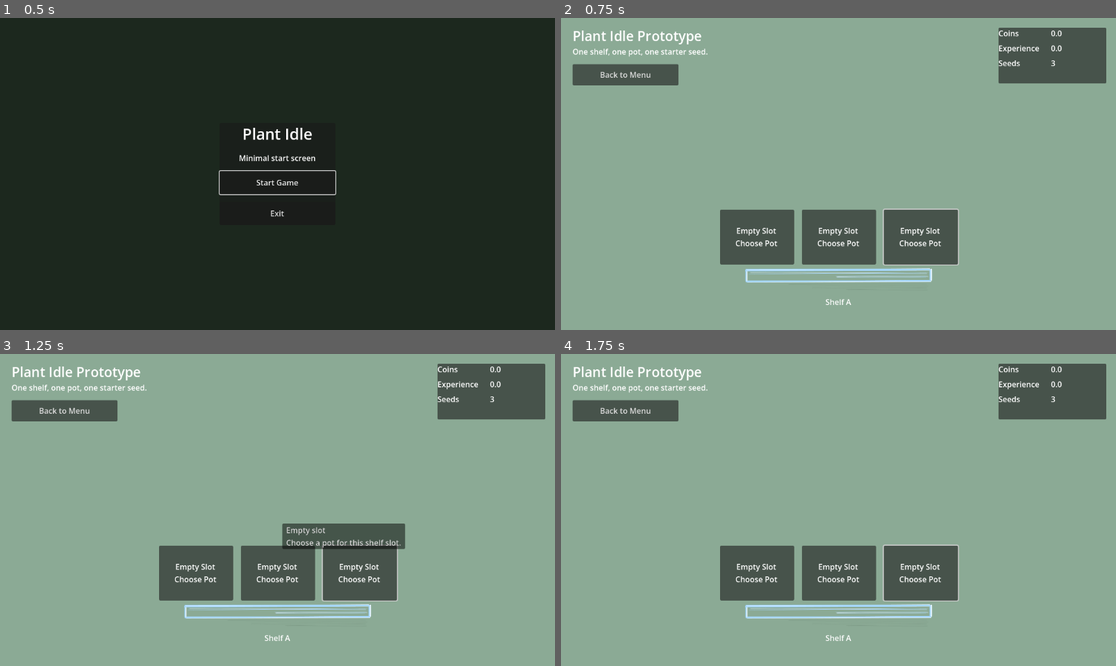
Above: before the commit, frames 1-4 (two rows, left to right).
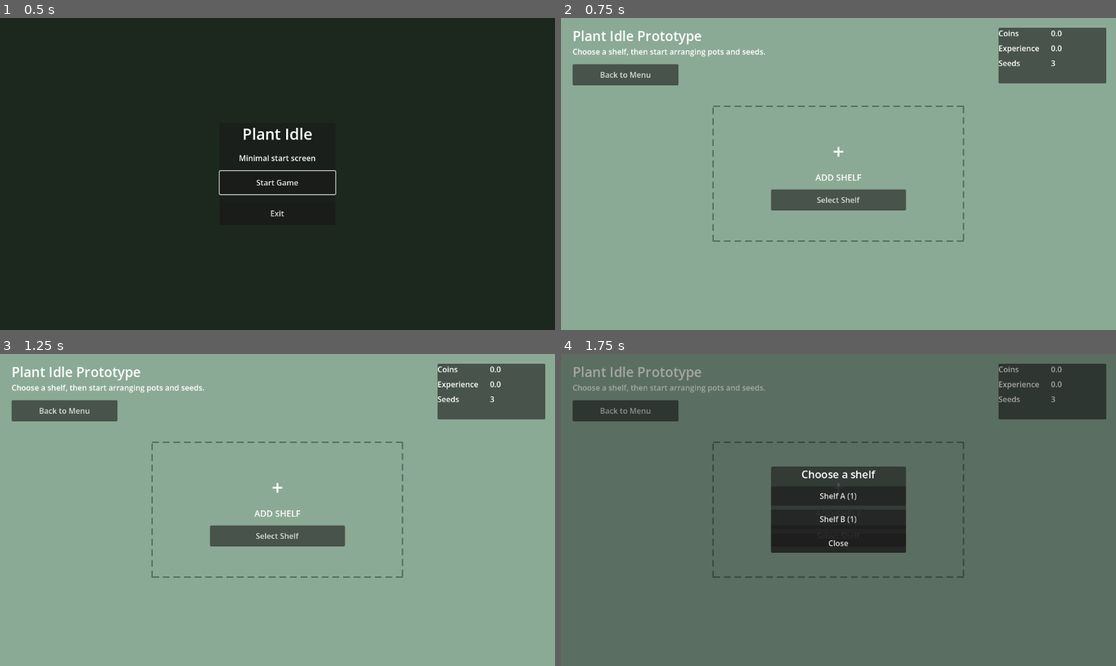
Above: after the commit, the same moments.

Repository: TorusHelm/imiidle
Game: Godot game, scene res://sceens/Main.tscn
Same seed, same stepped clock (60 frames per second), same inputs: the game is played once before the commit and once after it.
Inputs (mouse positions are in pixels of both pictures, inside the frame that each line leads up to):
- Up to frame 1 (0.5 s): no input
- Up to frame 2 (0.75 s): click "Start Game" at 0.5 s
- Up to frame 3 (1.25 s): no input
- Up to frame 4 (1.75 s): click (838, 534) at 1.25 s, where only the run after the commit has a clickable "Select Shelf"

Frame 1 is identical in both runs. In frame 2, 10% of the frame differs, in the area x 2-73%, y 9-92%; in frame 3, 11%; in frame 4, 99%, in the area x 0-100%, y 0-100%.

Commit message:
Add shelf selection flow and update preview tests

Diff:
--- a/Game/data/default_catalog.tres
+++ b/Game/data/default_catalog.tres
@@ -18,7 +18,6 @@
 plant_definitions = Array[ExtResource("1_qyvm0")]([ExtResource("2_plant"), ExtResource("3_plant"), ExtResource("4_plant")])
 pot_definitions = Array[ExtResource("5_jir86")]([ExtResource("5_pot"), ExtResource("6_pot"), ExtResource("7_pot")])
 shelf_definitions = Array[ExtResource("10_ylmi7")]([ExtResource("8_shelf"), ExtResource("9_shelf")])
-active_shelf_id = "shelf_a"
 background_color_hex = "#8baa95"
 starting_seed_inventory = {
 "cactus": 1,
@@ -30,3 +29,7 @@
 "orange_pot": 1,
 "purple_pot": 1
 }
+starting_shelf_inventory = {
+"shelf_a": 1,
+"shelf_b": 1
+}
--- a/Shelfs/ShelfA/data/shelf_a.tres
+++ b/Shelfs/ShelfA/data/shelf_a.tres
@@ -7,4 +7,6 @@
 id = "shelf_a"
 display_name = "Shelf A"
 texture_path = "res://Shelfs/ShelfA/assets/shelf-default.png"
+texture_position = Vector2(0, 196)
+texture_size = Vector2(524, 72)
 slot_positions = Array[Vector2]([Vector2(180, 202), Vector2(350, 202), Vector2(520, 202)])
--- a/Shelfs/ShelfB/data/shelf_b.tres
+++ b/Shelfs/ShelfB/data/shelf_b.tres
@@ -9,7 +9,7 @@
 texture_path = "res://Shelfs/ShelfB/assets/shelf-two-floor.png"
 view_size = Vector2(771, 562)
 texture_position = Vector2(0, 0)
-texture_size = Vector2(771, 562)
+texture_size = Vector2(572, 562)
 title_position = Vector2(0, 528)
 title_size = Vector2(771, 24)
 slot_positions = Array[Vector2]([Vector2(160, 217), Vector2(386, 217), Vector2(610, 217), Vector2(160, 498), Vector2(386, 498), Vector2(610, 498)])
--- a/Shelfs/ShelfB/sceens/ShelfTwoFloor.tscn
+++ b/Shelfs/ShelfB/sceens/ShelfTwoFloor.tscn
@@ -1,17 +1,17 @@
-[gd_scene load_steps=4 format=3]
+[gd_scene format=3 uid="uid://cbm6xig58vw2b"]
 
-[ext_resource type="Script" path="res://scripts/shelf_view.gd" id="1_d9s2r"]
-[ext_resource type="Texture2D" path="res://Shelfs/ShelfB/assets/shelf-two-floor.png" id="2_ajk1f"]
-[ext_resource type="Script" path="res://scripts/shelf_slot_marker.gd" id="3_vx3n1"]
+[ext_resource type="Script" uid="uid://4bs1nkthtrjh" path="res://scripts/shelf_view.gd" id="1_d9s2r"]
+[ext_resource type="Texture2D" uid="uid://cfwjx0jv03cqu" path="res://Shelfs/ShelfB/assets/shelf-two-floor.png" id="2_ajk1f"]
+[ext_resource type="Script" uid="uid://c3iu55gousea8" path="res://scripts/shelf_slot_marker.gd" id="3_vx3n1"]
 
-[node name="ShelfTwoFloor" type="Control"]
+[node name="ShelfTwoFloor" type="Control" unique_id=1932323336]
 layout_mode = 3
 anchors_preset = 0
 offset_right = 771.0
 offset_bottom = 562.0
 script = ExtResource("1_d9s2r")
 
-[node name="ShelfTexture" type="TextureRect" parent="."]
+[node name="ShelfTexture" type="TextureRect" parent="." unique_id=669764048]
 layout_mode = 0
 offset_right = 771.0
 offset_bottom = 562.0
@@ -19,7 +19,7 @@
 expand_mode = 1
 stretch_mode = 5
 
-[node name="ShelfTitle" type="Label" parent="."]
+[node name="ShelfTitle" type="Label" parent="." unique_id=1238869219]
 layout_mode = 0
 offset_top = 528.0
 offset_right = 771.0
@@ -27,28 +27,28 @@
 text = "Shelf B"
 horizontal_alignment = 1
 
-[node name="SlotsRoot" type="Node2D" parent="."]
+[node name="SlotsRoot" type="Node2D" parent="." unique_id=989964704]
 
-[node name="SlotMarker0" type="Marker2D" parent="SlotsRoot"]
+[node name="SlotMarker0" type="Marker2D" parent="SlotsRoot" unique_id=1809024280]
 position = Vector2(160, 142)
 script = ExtResource("3_vx3n1")
 
-[node name="SlotMarker1" type="Marker2D" parent="SlotsRoot"]
+[node name="SlotMarker1" type="Marker2D" parent="SlotsRoot" unique_id=760949232]
 position = Vector2(386, 142)
 script = ExtResource("3_vx3n1")
 
-[node name="SlotMarker2" type="Marker2D" parent="SlotsRoot"]
+[node name="SlotMarker2" type="Marker2D" parent="SlotsRoot" unique_id=1389612451]
 position = Vector2(610, 142)
 script = ExtResource("3_vx3n1")
 
-[node name="SlotMarker3" type="Marker2D" parent="SlotsRoot"]
+[node name="SlotMarker3" type="Marker2D" parent="SlotsRoot" unique_id=229579142]
 position = Vector2(160, 422)
 script = ExtResource("3_vx3n1")
 
-[node name="SlotMarker4" type="Marker2D" parent="SlotsRoot"]
+[node name="SlotMarker4" type="Marker2D" parent="SlotsRoot" unique_id=1883680932]
 position = Vector2(386, 422)
 script = ExtResource("3_vx3n1")
 
-[node name="SlotMarker5" type="Marker2D" parent="SlotsRoot"]
+[node name="SlotMarker5" type="Marker2D" parent="SlotsRoot" unique_id=791496445]
 position = Vector2(610, 422)
 script = ExtResource("3_vx3n1")
--- a/Shelfs/_shared/sceens/Shelf.tscn
+++ b/Shelfs/_shared/sceens/Shelf.tscn
@@ -3,10 +3,12 @@
 [ext_resource type="Script" uid="uid://4bs1nkthtrjh" path="res://scripts/shelf_view.gd" id="1_5y27c"]
 [ext_resource type="Resource" uid="uid://dw7p7gin6ryap" path="res://Shelfs/ShelfA/data/shelf_a.tres" id="2_luqdx"]
 [ext_resource type="Script" uid="uid://c3iu55gousea8" path="res://scripts/shelf_slot_marker.gd" id="3_7qvui"]
-[ext_resource type="Resource" path="res://Pots/DefaultPot/data/pot_default.tres" id="3_yts6t"]
+[ext_resource type="Resource" uid="uid://cygoi83vimm71" path="res://Pots/DefaultPot/data/pot_default.tres" id="3_yts6t"]
 [ext_resource type="Resource" uid="uid://8n815svtusxd" path="res://Plants/Gerbera/data/plant_gerbera.tres" id="4_plant"]
+[ext_resource type="Texture2D" uid="uid://cd5im7630llp2" path="res://Shelfs/ShelfA/assets/shelf-default.png" id="5_asejt"]
 
 [node name="Shelf" type="Control" unique_id=1424021836]
+custom_minimum_size = Vector2(700, 300)
 layout_mode = 3
 anchors_preset = 0
 offset_right = 700.0
@@ -19,10 +21,10 @@
 
 [node name="ShelfTexture" type="TextureRect" parent="." unique_id=822184106]
 layout_mode = 0
-offset_left = 64.0
-offset_top = 198.0
-offset_right = 636.0
-offset_bottom = 252.0
+offset_top = 196.0
+offset_right = 524.0
+offset_bottom = 268.0
+texture = ExtResource("5_asejt")
 expand_mode = 1
 stretch_mode = 5
 
--- a/project.godot
+++ b/project.godot
@@ -15,13 +15,13 @@
 config/features=PackedStringArray("4.6", "GL Compatibility")
 config/icon="res://icon.svg"
 
+[editor_plugins]
+
+enabled=PackedStringArray("res://addons/imiidle_inspector/plugin.cfg")
+
 [physics]
 
 3d/physics_engine="Jolt Physics"
-
-[editor_plugins]
-
-enabled=PackedStringArray("res://addons/imiidle_inspector/plugin.cfg")
 
 [rendering]
 
--- a/sceens/CompositionPreview.tscn
+++ b/sceens/CompositionPreview.tscn
@@ -66,9 +66,10 @@
 anchor_top = 0.5
 anchor_right = 0.5
 anchor_bottom = 0.5
-offset_left = -350.0
-offset_top = -150.0
-offset_right = 421.0
-offset_bottom = 412.0
+offset_left = 226.0
+offset_top = 174.0
+offset_right = 997.0
+offset_bottom = 736.0
+preview_shelf_definition = ExtResource("2_7rext")
 preview_slot_index = 0
 use_internal_preview = false
--- a/sceens/Game.tscn
+++ b/sceens/Game.tscn
@@ -4,6 +4,8 @@
 [ext_resource type="PackedScene" uid="uid://chrt8p8hrj4v6" path="res://Shelfs/_shared/sceens/Shelf.tscn" id="2_r3bh2"]
 [ext_resource type="Script" uid="uid://crvlhsjxasb0b" path="res://scripts/seed_modal.gd" id="3_3ui8b"]
 [ext_resource type="Script" uid="uid://c8m2lvh1dic43" path="res://scripts/pot_modal.gd" id="4_qk2u3"]
+[ext_resource type="Script" path="res://scripts/shelf_modal.gd" id="5_11wqp"]
+[ext_resource type="Script" path="res://scripts/shelf_slot_placeholder.gd" id="6_hqo4r"]
 
 [node name="Game" type="Control" unique_id=874124362]
 layout_mode = 3
@@ -37,7 +39,7 @@
 offset_top = 58.0
 offset_right = 420.0
 offset_bottom = 82.0
-text = "One shelf, one pot, one starter seed."
+text = "Choose a shelf, then start arranging pots and seeds."
 
 [node name="StatsPanel" type="PanelContainer" parent="." unique_id=734697401]
 layout_mode = 0
@@ -92,6 +94,66 @@
 offset_top = -330.0
 offset_right = 350.0
 offset_bottom = -30.0
+
+[node name="EmptyShelfState" type="CenterContainer" parent="." unique_id=332145916]
+unique_name_in_owner = true
+layout_mode = 1
+anchors_preset = 15
+anchor_right = 1.0
+anchor_bottom = 1.0
+grow_horizontal = 2
+grow_vertical = 2
+
+[node name="Panel" type="Control" parent="EmptyShelfState" unique_id=1044029954]
+unique_name_in_owner = true
+custom_minimum_size = Vector2(520, 280)
+layout_mode = 2
+mouse_filter = 1
+script = ExtResource("6_hqo4r")
+
+[node name="Content" type="VBoxContainer" parent="EmptyShelfState/Panel" unique_id=1171183042]
+layout_mode = 1
+anchors_preset = 8
+anchor_left = 0.5
+anchor_top = 0.5
+anchor_right = 0.5
+anchor_bottom = 0.5
+offset_left = -140.0
+offset_top = -62.0
+offset_right = 140.0
+offset_bottom = 62.0
+grow_horizontal = 2
+grow_vertical = 2
+theme_override_constants/separation = 12
+
+[node name="TitleLabel" type="Label" parent="EmptyShelfState/Panel/Content" unique_id=502907148]
+layout_mode = 2
+theme_override_font_sizes/font_size = 42
+text = "+"
+horizontal_alignment = 1
+
+[node name="DescriptionLabel" type="Label" parent="EmptyShelfState/Panel/Content" unique_id=136534529]
+layout_mode = 2
+theme_override_font_sizes/font_size = 18
+text = "Add shelf"
+horizontal_alignment = 1
+uppercase = true
+
+[node name="ChooseShelfButton" type="Button" parent="EmptyShelfState/Panel/Content" unique_id=866433652]
+custom_minimum_size = Vector2(240, 44)
+layout_mode = 2
+text = "Select Shelf"
+
+[node name="ClickArea" type="Button" parent="EmptyShelfState/Panel" unique_id=38290015]
+layout_mode = 1
+anchors_preset = 15
+anchor_right = 1.0
+anchor_bottom = 1.0
+grow_horizontal = 2
+grow_vertical = 2
+mouse_default_cursor_shape = 2
+flat = true
+text = ""
 
 [node name="BackButton" type="Button" parent="." unique_id=1511248742]
 custom_minimum_size = Vector2(220, 44)
@@ -167,6 +229,59 @@
 mouse_filter = 1
 script = ExtResource("4_qk2u3")
 
+[node name="ShelfModal" type="Control" parent="." unique_id=125023078]
+unique_name_in_owner = true
+visible = false
+layout_mode = 1
+anchors_preset = 15
+anchor_right = 1.0
+anchor_bottom = 1.0
+grow_horizontal = 2
+grow_vertical = 2
+mouse_filter = 1
+script = ExtResource("5_11wqp")
+
+[node name="Overlay" type="ColorRect" parent="ShelfModal" unique_id=708221047]
+layout_mode = 1
+anchors_preset = 15
+anchor_right = 1.0
+anchor_bottom = 1.0
+grow_horizontal = 2
+grow_vertical = 2
+mouse_filter = 1
+color = Color(0, 0, 0, 0.35)
+
+[node name="CenterContainer" type="CenterContainer" parent="ShelfModal" unique_id=446944614]
+layout_mode = 1
+anchors_preset = 15
+anchor_right = 1.0
+anchor_bottom = 1.0
+grow_horizontal = 2
+grow_vertical = 2
+
+[node name="ModalPanel" type="PanelContainer" parent="ShelfModal/CenterContainer" unique_id=1246721289]
+layout_mode = 2
+
+[node name="Content" type="VBoxContainer" parent="ShelfModal/CenterContainer/ModalPanel" unique_id=866011529]
+custom_minimum_size = Vector2(280, 0)
+layout_mode = 2
+theme_override_constants/separation = 10
+
+[node name="TitleLabel" type="Label" parent="ShelfModal/CenterContainer/ModalPanel/Content" unique_id=215569619]
+layout_mode = 2
+theme_override_font_sizes/font_size = 22
+text = "Choose a shelf"
+horizontal_alignment = 1
+
+[node name="ShelfList" type="VBoxContainer" parent="ShelfModal/CenterContainer/ModalPanel/Content" unique_id=1151704302]
+layout_mode = 2
+theme_override_constants/separation = 8
+
+[node name="CloseButton" type="Button" parent="ShelfModal/CenterContainer/ModalPanel/Content" unique_id=209020861]
+custom_minimum_size = Vector2(220, 40)
+layout_mode = 2
+text = "Close"
+
 [node name="Overlay" type="ColorRect" parent="PotModal" unique_id=1903525037]
 layout_mode = 1
 anchors_preset = 15
@@ -210,6 +325,8 @@
 
 [connection signal="pot_slot_pressed" from="ShelfView" to="." method="_on_pot_slot_pressed"]
 [connection signal="seed_slot_pressed" from="ShelfView" to="." method="_on_seed_button_pressed"]
+[connection signal="pressed" from="EmptyShelfState/Panel/Content/ChooseShelfButton" to="." method="_on_choose_shelf_button_pressed"]
+[connection signal="pressed" from="EmptyShelfState/Panel/ClickArea" to="." method="_on_choose_shelf_button_pressed"]
 [connection signal="pressed" from="BackButton" to="." method="_on_back_button_pressed"]
 [connection signal="seed_selected" from="SeedModal" to="." method="_on_seed_selected"]
 [connection signal="gui_input" from="SeedModal/Overlay" to="SeedModal" method="_on_overlay_gui_input"]
@@ -217,3 +334,6 @@
 [connection signal="pot_selected" from="PotModal" to="." method="_on_pot_selected"]
 [connection signal="gui_input" from="PotModal/Overlay" to="PotModal" method="_on_overlay_gui_input"]
 [connection signal="pressed" from="PotModal/CenterContainer/ModalPanel/Content/CloseButton" to="PotModal" method="_on_close_button_pressed"]
+[connection signal="shelf_selected" from="ShelfModal" to="." method="_on_shelf_selected"]
+[connection signal="gui_input" from="ShelfModal/Overlay" to="ShelfModal" method="_on_overlay_gui_input"]
+[connection signal="pressed" from="ShelfModal/CenterContainer/ModalPanel/Content/CloseButton" to="ShelfModal" method="_on_close_button_pressed"]
--- a/scripts/game_catalog.gd
+++ b/scripts/game_catalog.gd
@@ -9,3 +9,4 @@
 @export var background_color_hex := "#e3efdf"
 @export var starting_seed_inventory: Dictionary = {}
 @export var starting_pot_inventory: Dictionary = {}
+@export var starting_shelf_inventory: Dictionary = {}
--- a/scripts/game_screen.gd
+++ b/scripts/game_screen.gd
@@ -9,13 +9,14 @@
 @onready var seeds_value_label: Label = %SeedsValueLabel
 @onready var background: ColorRect = $Background
 @onready var shelf_view: ShelfView = %ShelfView
+@onready var empty_shelf_state: Control = %EmptyShelfState
+@onready var empty_shelf_panel: Control = $EmptyShelfState/Panel
 @onready var seed_modal: SeedModal = %SeedModal
 @onready var pot_modal: PotModal = %PotModal
+@onready var shelf_modal: ShelfModal = %ShelfModal
 
 
 func _ready() -> void:
-	shelf_view.configure(game_state.get_active_shelf_definition())
-	game_state.ensure_shelf_slot_capacity(shelf_view.get_slot_count())
 	_refresh_ui()
 
 
@@ -46,13 +47,37 @@
 	_refresh_ui()
 
 
+func _on_choose_shelf_button_pressed() -> void:
+	shelf_modal.open_modal(game_state.get_shelf_options())
+
+
+func _on_shelf_selected(shelf_id: String) -> void:
+	if game_state.place_shelf(shelf_id):
+		shelf_view.configure(game_state.get_active_shelf_definition())
+	shelf_modal.close_modal()
+	_refresh_ui()
+
+
 func _on_back_button_pressed() -> void:
 	get_tree().change_scene_to_file("res://sceens/Main.tscn")
 
 
 func _refresh_ui() -> void:
+	var active_shelf := game_state.get_active_shelf_definition()
 	background.color = game_state.get_background_color()
 	coins_value_label.text = "%.1f" % game_state.coins
 	experience_value_label.text = "%.1f" % game_state.experience
 	seeds_value_label.text = str(game_state.get_total_seed_count())
-	shelf_view.update_view(game_state)
+	shelf_view.visible = active_shelf != null
+	empty_shelf_state.visible = active_shelf == null
+	if active_shelf != null:
+		shelf_view.configure(active_shelf)
+		_position_shelf_view()
+		shelf_view.update_view(game_state)
+
+
+func _position_shelf_view() -> void:
+	var panel_rect: Rect2 = empty_shelf_panel.get_global_rect()
+	var root_rect: Rect2 = get_global_rect()
+	var local_position := panel_rect.position - root_rect.position
+	shelf_view.position = local_position + (panel_rect.size - shelf_view.size) * 0.5
--- a/scripts/game_state.gd
+++ b/scripts/game_state.gd
@@ -9,6 +9,7 @@
 var plant_definitions: Dictionary = {}
 var pot_inventory: Dictionary = {}
 var pot_definitions: Dictionary = {}
+var shelf_inventory: Dictionary = {}
 var shelf_definitions: Dictionary = {}
 var active_shelf_definition: ShelfDefinition
 var background_color_hex := "#e3efdf"
@@ -47,6 +48,9 @@
 
 
 func can_place_pot(slot_index: int, pot_id := "") -> bool:
+	if active_shelf_definition == null:
+		return false
+
 	if not _is_valid_slot_index(slot_index):
 		return false
 
@@ -160,6 +164,57 @@
 	return shelf_slots[slot_index]
 
 
+func has_any_shelf() -> bool:
+	for shelf_count in shelf_inventory.values():
+		if int(shelf_count) > 0:
+			return true
+	return false
+
+
+func can_place_shelf(shelf_id := "") -> bool:
+	if active_shelf_definition != null:
+		return false
+
+	if shelf_id.is_empty():
+		return has_any_shelf()
+
+	return get_shelf_count(shelf_id) > 0
+
+
+func place_shelf(shelf_id: String) -> bool:
+	if not can_place_shelf(shelf_id):
+		return false
+
+	var definition: ShelfDefinition = shelf_definitions.get(shelf_id)
+	if definition == null:
+		return false
+
+	shelf_inventory[shelf_id] = get_shelf_count(shelf_id) - 1
+	active_shelf_definition = definition
+	ensure_shelf_slot_capacity(active_shelf_definition.slot_positions.size())
+	return true
+
+
+func get_shelf_options() -> Array[Dictionary]:
+	var options: Array[Dictionary] = []
+
+	for shelf_id in shelf_definitions.keys():
+		var definition: ShelfDefinition = shelf_definitions[shelf_id]
+		options.append(
+			{
+				"id": definition.id,
+				"display_name": definition.display_name,
+				"count": get_shelf_count(definition.id),
+			}
+		)
+
+	return options
+
+
+func get_shelf_count(shelf_id: String) -> int:
+	return int(shelf_inventory.get(shelf_id, 0))
+
+
 func get_active_shelf_definition() -> ShelfDefinition:
 	return active_shelf_definition
 
@@ -185,6 +240,7 @@
 	shelf_definitions.clear()
 	seed_inventory.clear()
 	pot_inventory.clear()
+	shelf_inventory.clear()
 	active_shelf_definition = null
 	background_color_hex = "#e3efdf"
 
@@ -213,9 +269,10 @@
 	for pot_id in catalog.starting_pot_inventory.keys():
 		pot_inventory[pot_id] = int(catalog.starting_pot_inventory[pot_id])
 
+	for shelf_id in catalog.starting_shelf_inventory.keys():
+		shelf_inventory[shelf_id] = int(catalog.starting_shelf_inventory[shelf_id])
+
 	active_shelf_definition = shelf_definitions.get(catalog.active_shelf_id)
-	if active_shelf_definition == null and not catalog.shelf_definitions.is_empty():
-		active_shelf_definition = catalog.shelf_definitions[0]
 
 	background_color_hex = catalog.background_color_hex
 
--- /dev/null
+++ b/scripts/shelf_modal.gd
@@ -0,0 +1,53 @@
+class_name ShelfModal
+extends Control
+
+
+signal shelf_selected(shelf_id: String)
+signal closed
+
+
+@onready var shelf_list: VBoxContainer = $CenterContainer/ModalPanel/Content/ShelfList
+@onready var title_label: Label = $CenterContainer/ModalPanel/Content/TitleLabel
+
+
+func _ready() -> void:
+	hide()
+
+
+func open_modal(shelf_options: Array[Dictionary]) -> void:
+	title_label.text = "Choose a shelf"
+	_clear_shelf_list()
+
+	for option in shelf_options:
+		var button := Button.new()
+		var count := int(option.get("count", 0))
+		button.text = "%s (%d)" % [String(option.get("display_name", "Shelf")), count]
+		button.disabled = count <= 0
+		button.custom_minimum_size = Vector2(220, 40)
+		button.pressed.connect(_on_shelf_option_pressed.bind(String(option.get("id", ""))))
+		shelf_list.add_child(button)
+
+	show()
+
+
+func close_modal() -> void:
+	hide()
+	closed.emit()
+
+
+func _on_shelf_option_pressed(shelf_id: String) -> void:
+	shelf_selected.emit(shelf_id)
+
+
+func _on_close_button_pressed() -> void:
+	close_modal()
+
+
+func _on_overlay_gui_input(event: InputEvent) -> void:
+	if event is InputEventMouseButton and event.pressed:
+		close_modal()
+
+
+func _clear_shelf_list() -> void:
+	for child in shelf_list.get_children():
+		child.queue_free()
--- /dev/null
+++ b/scripts/shelf_slot_placeholder.gd
@@ -0,0 +1,42 @@
+extends Control
+
+
+@export var border_color := Color(0.3, 0.42, 0.36, 0.9)
+@export var dash_length := 14.0
+@export var gap_length := 8.0
+@export var line_width := 3.0
+
+
+func _ready() -> void:
+	resized.connect(queue_redraw)
+	queue_redraw()
+
+
+func _draw() -> void:
+	var rect := Rect2(Vector2.ZERO, size)
+	if rect.size.x <= 0.0 or rect.size.y <= 0.0:
+		return
+
+	_draw_dashed_line(rect.position, rect.position + Vector2(rect.size.x, 0.0))
+	_draw_dashed_line(rect.position + Vector2(rect.size.x, 0.0), rect.position + rect.size)
+	_draw_dashed_line(rect.position + rect.size, rect.position + Vector2(0.0, rect.size.y))
+	_draw_dashed_line(rect.position + Vector2(0.0, rect.size.y), rect.position)
+
+
+func _draw_dashed_line(start: Vector2, end: Vector2) -> void:
+	var distance := start.distance_to(end)
+	if distance <= 0.0:
+		return
+
+	var direction := (end - start).normalized()
+	var progress := 0.0
+
+	while progress < distance:
+		var dash_end: float = minf(progress + dash_length, distance)
+		draw_line(
+			start + direction * progress,
+			start + direction * dash_end,
+			border_color,
+			line_width
+		)
+		progress += dash_length + gap_length
--- /dev/null
+++ b/test/game_state/test_shelf_selection.gd
@@ -0,0 +1,22 @@
+extends GutTest
+
+
+func test_starts_without_active_shelf_and_with_both_shelves_in_inventory() -> void:
+	var game_state := GameState.new()
+
+	assert_null(game_state.get_active_shelf_definition(), "Game should start without a placed shelf.")
+	assert_eq(game_state.get_shelf_count("shelf_a"), 1, "Shelf A should be available once at start.")
+	assert_eq(game_state.get_shelf_count("shelf_b"), 1, "Shelf B should be available once at start.")
+	assert_eq(game_state.shelf_slots.size(), 0, "No shelf slots should exist before placing a shelf.")
+
+
+func test_place_shelf_consumes_inventory_and_builds_slots() -> void:
+	var game_state := GameState.new()
+
+	var placed := game_state.place_shelf("shelf_b")
+
+	assert_true(placed, "Expected shelf placement to succeed.")
+	assert_eq(game_state.get_active_shelf_definition().id, "shelf_b", "Placed shelf should become active.")
+	assert_eq(game_state.get_shelf_count("shelf_b"), 0, "Placed shelf should be removed from inventory.")
+	assert_eq(game_state.shelf_slots.size(), game_state.get_active_shelf_definition().slot_positions.size(), "Shelf slots should match the selected shelf.")
+	assert_false(game_state.can_place_shelf("shelf_a"), "Another shelf should not be placeable once one is active.")
--- a/test/preview/test_composition_preview.gd
+++ b/test/preview/test_composition_preview.gd
@@ -2,6 +2,8 @@
 
 
 const COMPOSITION_PREVIEW_SCENE := preload("res://sceens/CompositionPreview.tscn")
+const SHELF_A: ShelfDefinition = preload("res://Shelfs/ShelfA/data/shelf_a.tres")
+const SHELF_B: ShelfDefinition = preload("res://Shelfs/ShelfB/data/shelf_b.tres")
 
 
 func test_disabled_preview_slot_hides_pot_and_plant() -> void:
@@ -38,3 +40,23 @@
 	assert_true(pot_view.pot_texture.visible, "Enabled slot should show pot texture.")
 	assert_true(pot_view.plant_view.visible, "Enabled slot should show plant view.")
 	assert_false(pot_view.slot_button.visible, "Enabled slot should not show empty-slot button.")
+
+
+func test_changing_shelf_definition_rebuilds_preview_with_target_shelf() -> void:
+	var preview: Control = add_child_autofree(COMPOSITION_PREVIEW_SCENE.instantiate())
+	await wait_process_frames(2)
+
+	var shelf_view: ShelfView = preview.get_node("ShelfView")
+	assert_eq(shelf_view.get_slot_count(), SHELF_B.slot_positions.size(), "Preview should start with Shelf B slot count.")
+	assert_eq(shelf_view.get_node("ShelfTitle").text, SHELF_B.display_name, "Preview should start with Shelf B title.")
+
+	preview.shelf_definition = SHELF_A
+	preview._refresh_preview()
+	await wait_process_frames(2)
+
+	assert_eq(shelf_view.get_slot_count(), SHELF_A.slot_positions.size(), "Preview should rebuild slot count after switching shelf definition.")
+	assert_eq(shelf_view.get_node("ShelfTitle").text, SHELF_A.display_name, "Preview should display the selected shelf title after switching.")
+
+	var first_pot_view: PotView = shelf_view.get_pot_view(0)
+	assert_not_null(first_pot_view, "Switched shelf should still render pot previews in available slots.")
+	assert_true(first_pot_view.pot_texture.visible, "First preview slot should keep showing its configured pot after switching shelves.")
Not shown: 1 places in Game/data/default_catalog.tres that only renumber resources
Not shown, changed: addons/imiidle_inspector/plugin.cfg
Not shown, added: scripts/shelf_modal.gd.uid
Not shown, added: scripts/shelf_slot_placeholder.gd.uid
Not shown, added: test/game_state/test_shelf_selection.gd.uid
